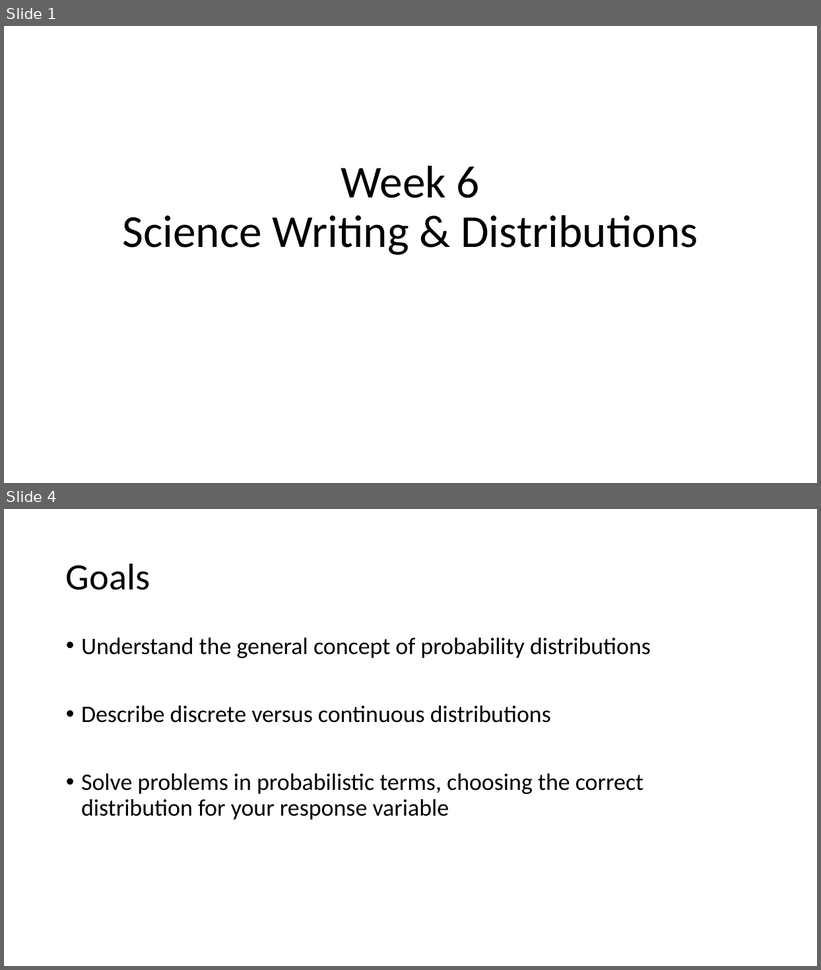
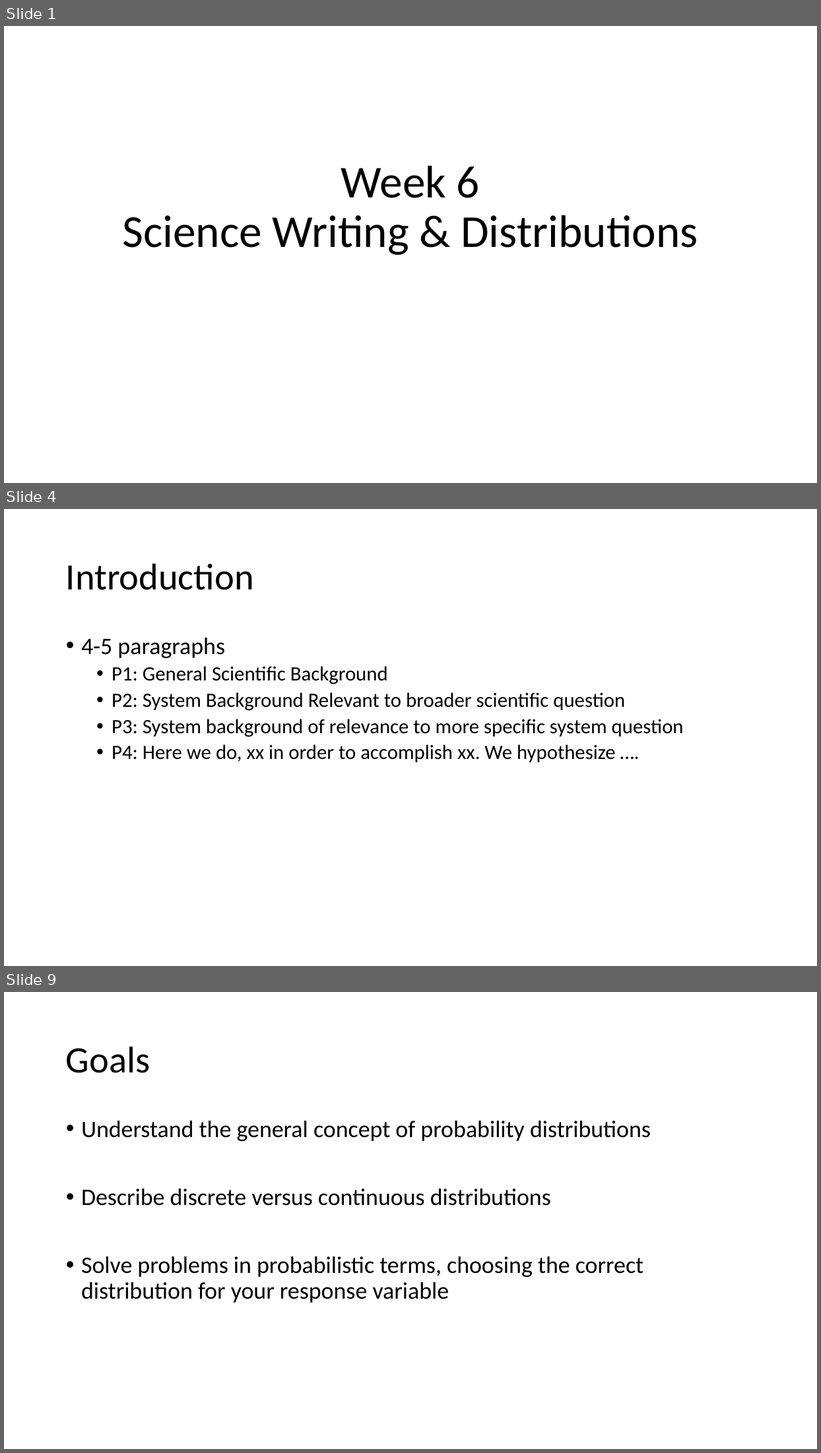
Before and after one commit to DataInvestigations/class_materials, a slide deck: lectures/le10_distributions/le10_distributions.pptx. Shown one above the other, each under a label of ours: slides 1 and 4 before the commit, slides 1, 4 and 9 after it; the slides between them are not shown. The pictures are 821x970 and 821x1453 pixels, drawn with LibreOffice and Linux fonts; fonts in the diff are those of the drawing. Boxes give left, top, right and bottom in pixels: in the first picture for what was removed or moved away, otherwise in the second. Text is boxed around its words. In the diff, an @@ line names an element or a change of style, - is before the commit and + after.

```diff
--- a/lectures/le10_distributions/le10_distributions.pptx
+++ b/lectures/le10_distributions/le10_distributions.pptx
@@ slide 4 added at [4,509,817,966], background #FFFFFF @@
@@ title added at [66,563,254,590], 44 pt, text #000000 @@
+Introduction
@@ text added at [81,638,684,762], 24 pt, text #000000 @@
+• 4-5 paragraphs
+  • P1: General Scientific Background
+  • P2: System Background Relevant to broader scientific question
+  • P3: System background of relevance to more specific system question
+  • P4: Here we do, xx in order to accomplish xx. We hypothesize ….
@@ what was slide 4 is now slide 9 @@
```
Also in this commit, not shown: 7 slides changed, 4 other slides added, 4 other files.
